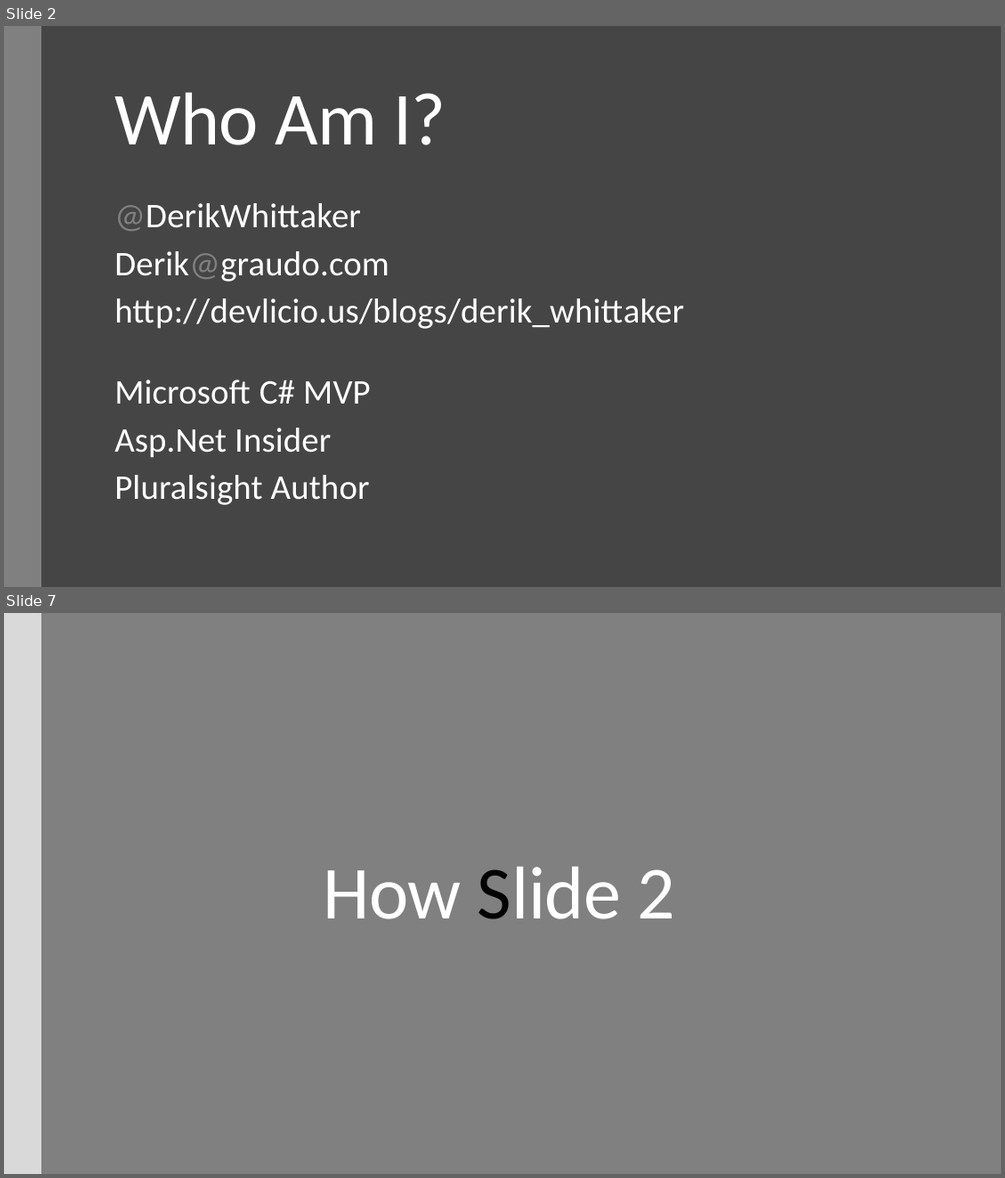
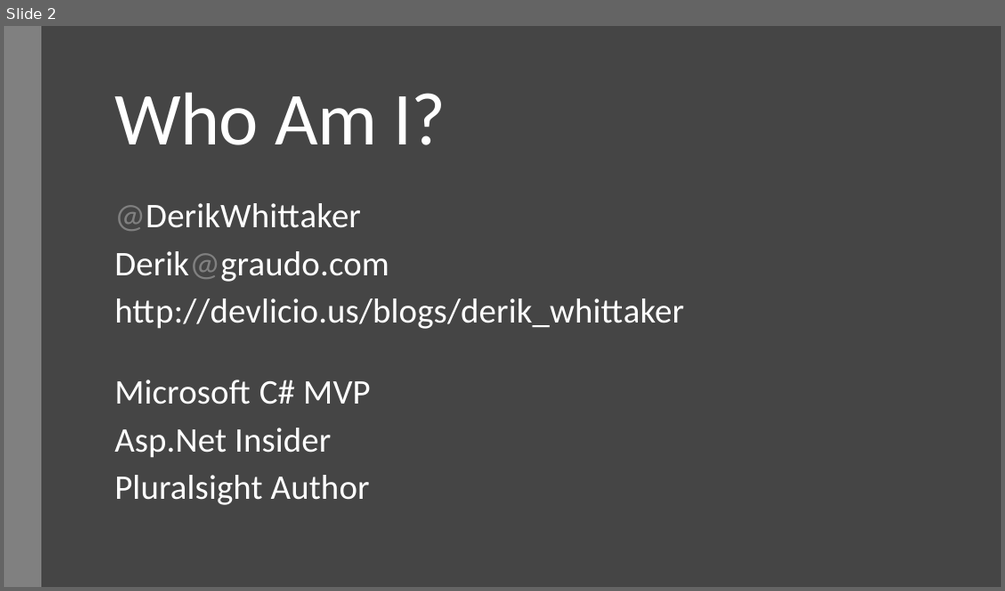
Before and after one commit to derikwhittaker/Demo.SignalR, a slide deck: RoanokeNug/DerikWhittaker_SignalR.pptx. Shown one above the other, each under a label of ours: slides 2 and 7 before the commit, slide 2 after it; the slides between them are not shown. The pictures are 1005x1178 and 1005x591 pixels, drawn with LibreOffice and Linux fonts; fonts in the diff are those of the drawing. Boxes give left, top, right and bottom in pixels: in the first picture for what was removed or moved away, otherwise in the second. Text is boxed around its words. In the diff, an @@ line names an element or a change of style, - is before the commit and + after.

```diff
--- a/RoanokeNug/DerikWhittaker_SignalR.pptx
+++ b/RoanokeNug/DerikWhittaker_SignalR.pptx
@@ slide 7 removed at (4, 613, 1001, 1174), background #808080 @@
@@ rectangle removed at (4, 613, 41, 1174) @@
@@ title removed at (323, 866, 675, 919) @@
-How Slide 2
```
Also in this commit, not shown: 7 slides changed, 20 slides added, 3 other slides removed, 6 other files.
